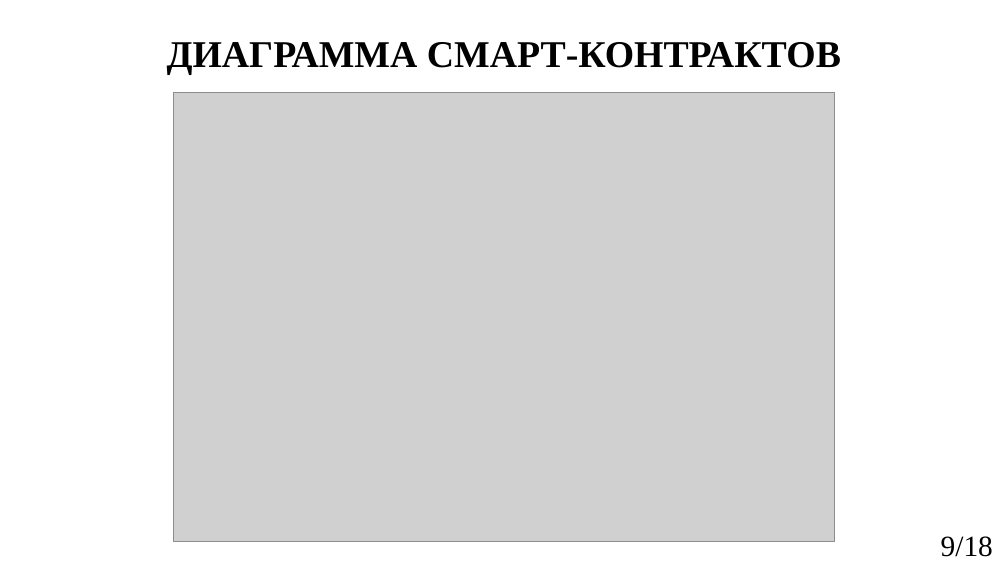
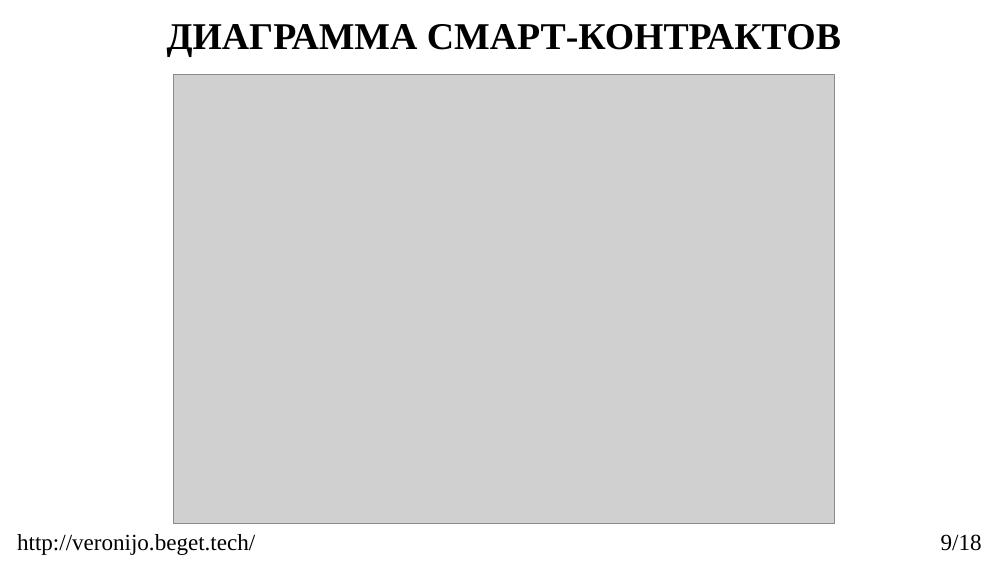
Before and after one commit to wbogatyrewa/EVoting, a slide deck: slide 9 of reports/2023_403_БогатыреваВО_slides.pptx. Drawn at 1008x567 pixels with LibreOffice and Linux fonts; fonts in the diff are those of the drawing; grey boxes stand for pictures. Boxes give left, top, right and bottom in pixels: in the first picture for what was removed or moved away, otherwise in the second. Text is boxed around its words. In the diff, an @@ line names an element or a change of style, - is before the commit and + after.

```diff
--- a/reports/2023_403_БогатыреваВО_slides.pptx
+++ b/reports/2023_403_БогатыреваВО_slides.pptx
@@ title "ДИАГРАММА СМАРТ-КОНТРАКТОВ": place and size @@
-title "ДИАГРАММА СМАРТ-КОНТРАКТОВ" at <box>167,42,841,75</box>
+title "ДИАГРАММА СМАРТ-КОНТРАКТОВ" at <box>167,24,841,57</box>
@@ picture: place and size @@
-picture at <box>174,92,834,541</box>
+picture at <box>174,74,834,523</box>
@@ text added at <box>17,534,255,555</box>, 22 pt, text #000000 @@
+http://veronijo.beget.tech/
@@ text "9/18" at <box>941,534,982,551</box>: size 28 to 22 pt @@
```
Also in this commit, not shown: 16 other slides changed, 1 other file.
